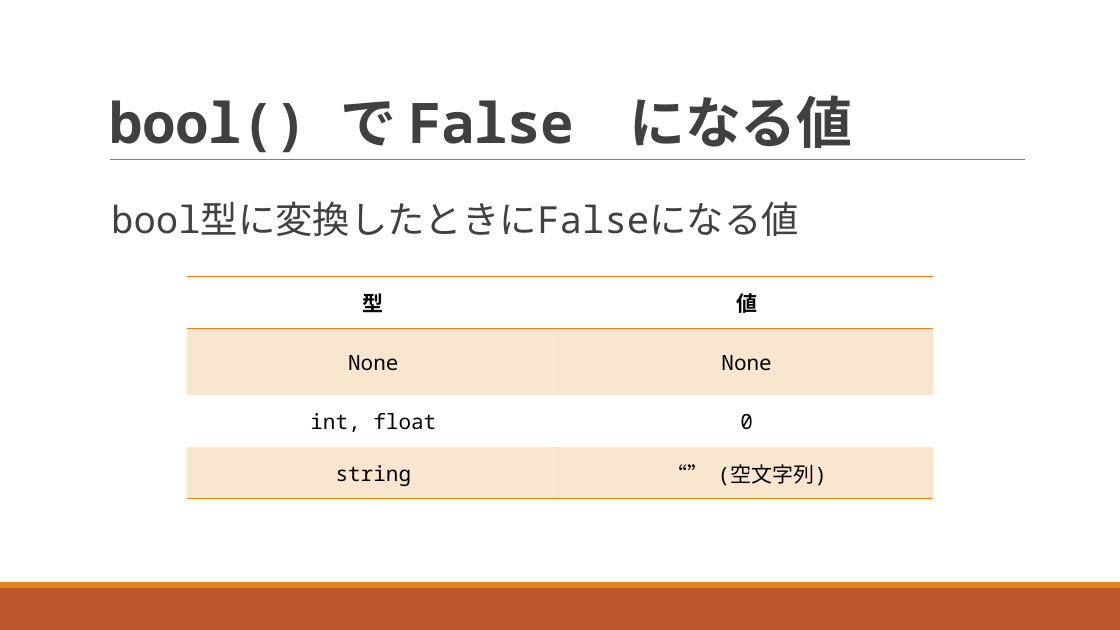
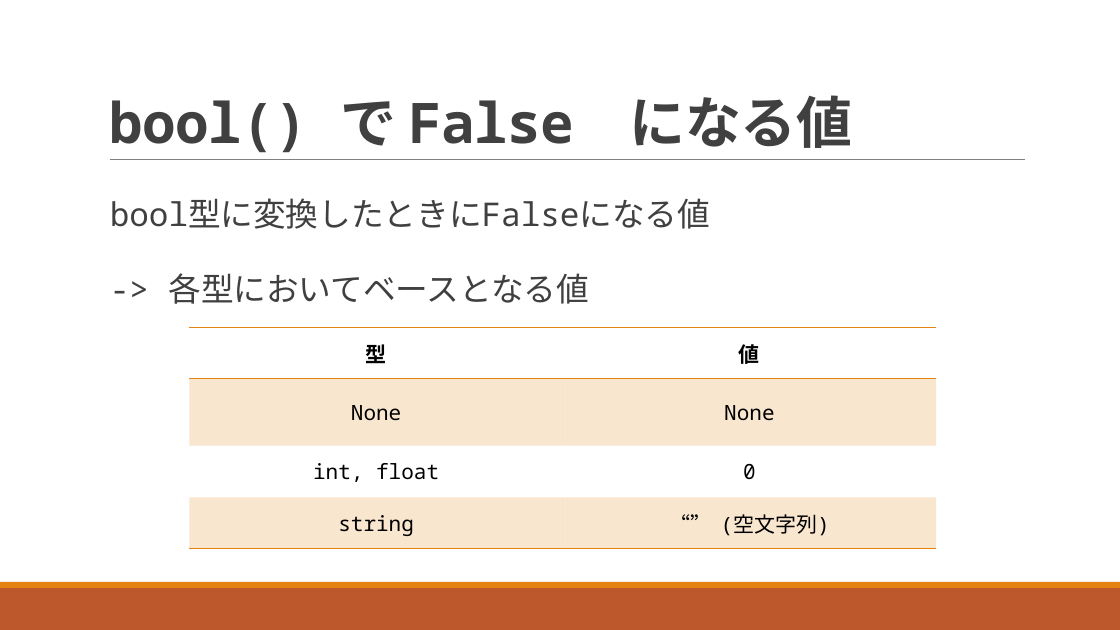
Before and after one commit to navy1634/Teach, a slide deck: slide 43 of 20230711/unit03.pptx (slide 37 before the commit). Drawn at 1120x630 pixels with LibreOffice and Linux fonts; fonts in the diff are those of the drawing. Boxes give left, top, right and bottom in pixels: in the first picture for what was removed or moved away, otherwise in the second. Text is boxed around its words. In the diff, an @@ line names an element or a change of style, - is before the commit and + after.

```diff
--- a/20230711/unit03.pptx
+++ b/20230711/unit03.pptx
@@ text at (110, 198, 710, 229): size 32 to 28 pt in "bool型に変換したときにFalseになる値" @@
@@ text at (169, 273, 590, 304): paragraph added @@
+  -> 各型においてベースとなる値
@@ table: place and size @@
-table at (187, 277, 933, 499)
+table at (190, 327, 936, 549)
```
Also in this commit, not shown: 31 other slides changed, 14 slides added, 4 slides removed, 1 other file.
